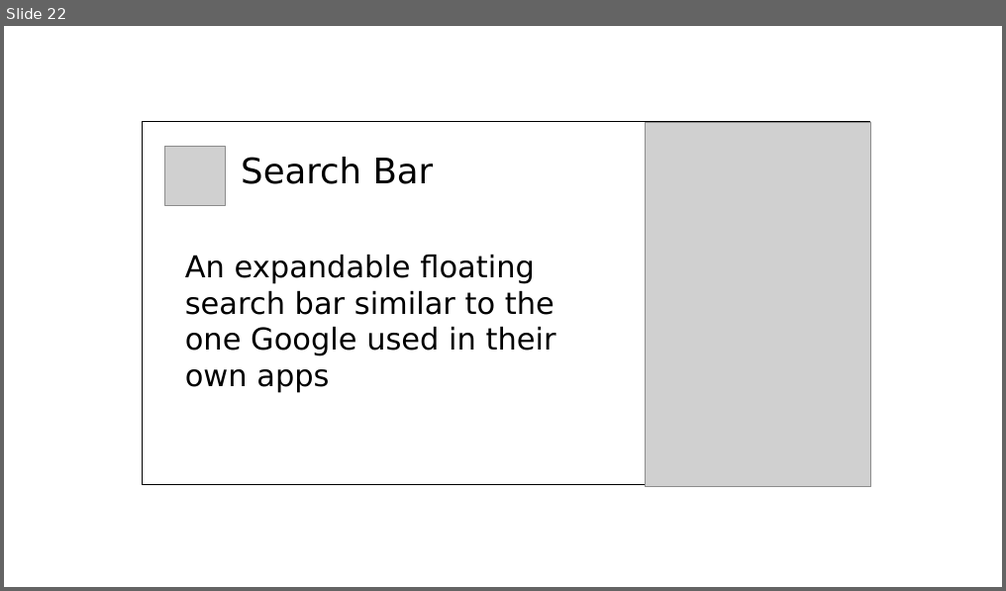
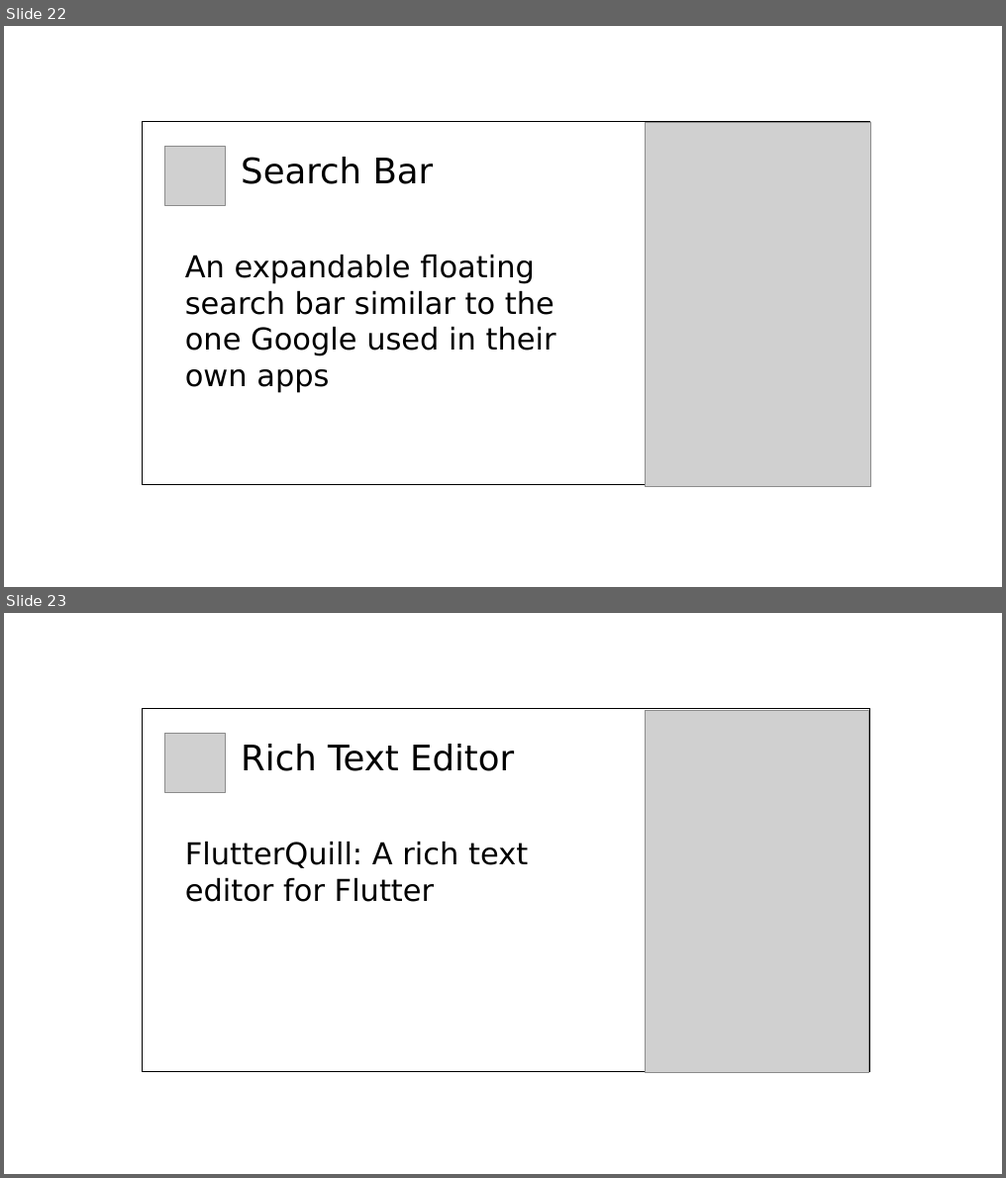
Before and after one commit to limcheekin/fluwix, a slide deck: doc/post-heading-design.odp. Shown one above the other, each under a label of ours: slide 22 before the commit, slides 22 and 23 after it. The pictures are 1006x591 and 1006x1178 pixels, drawn with LibreOffice and Linux fonts; fonts in the diff are those of the drawing; grey boxes stand for pictures. Boxes give left, top, right and bottom in pixels: in the first picture for what was removed or moved away, otherwise in the second. Text is boxed around its words. In the diff, an @@ line names an element or a change of style, - is before the commit and + after.

Commit message:
updated doc for rich_text_editor

```diff
--- a/doc/post-heading-design.odp
+++ b/doc/post-heading-design.odp
@@ slide 23 added at bbox=[4, 613, 1002, 1174], background #FFFFFF @@
@@ rectangle added at bbox=[143, 709, 869, 1072], outline #000000 0 pt @@
@@ picture added at bbox=[646, 711, 869, 1073] @@
@@ picture added at bbox=[165, 733, 226, 793] @@
@@ text added at bbox=[185, 744, 528, 902], 24 pt, text #000000 @@
+Rich Text Editor
+FlutterQuill: A rich text editor for Flutter
```
Also in this commit, not shown: 3 other files.
